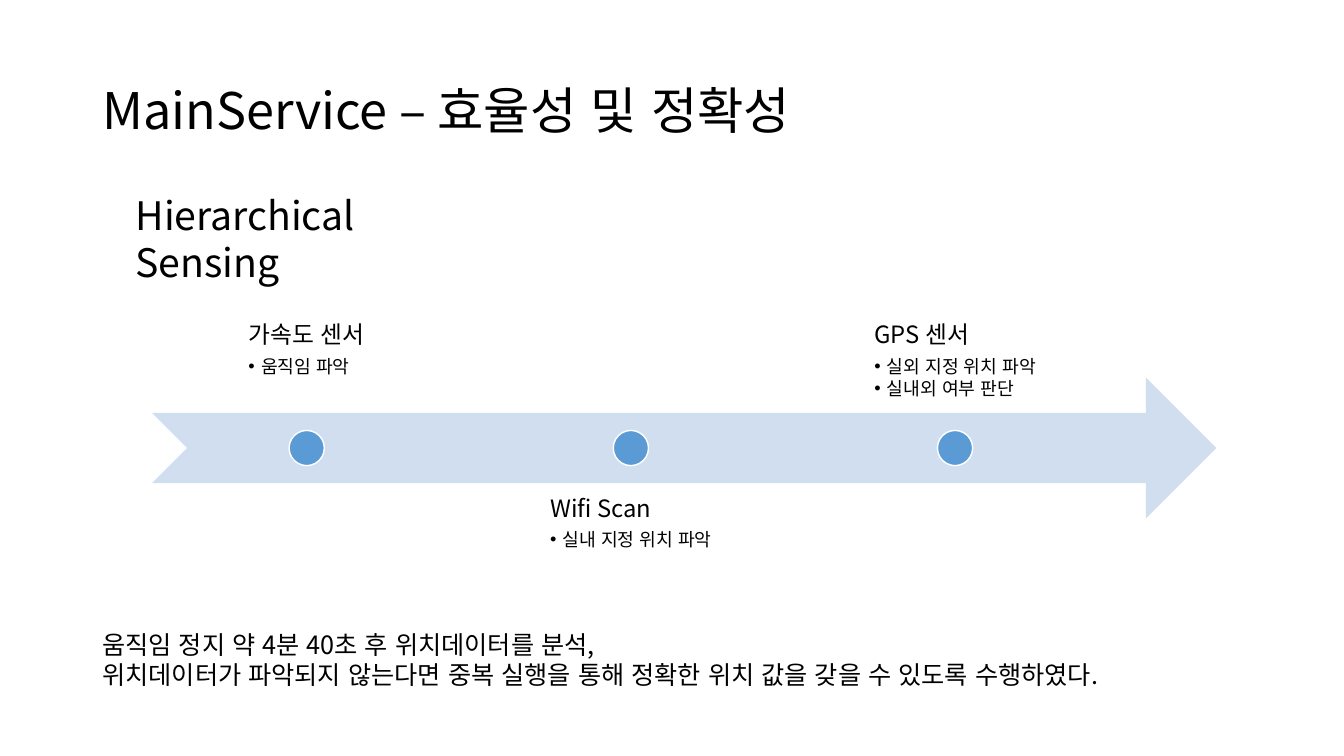
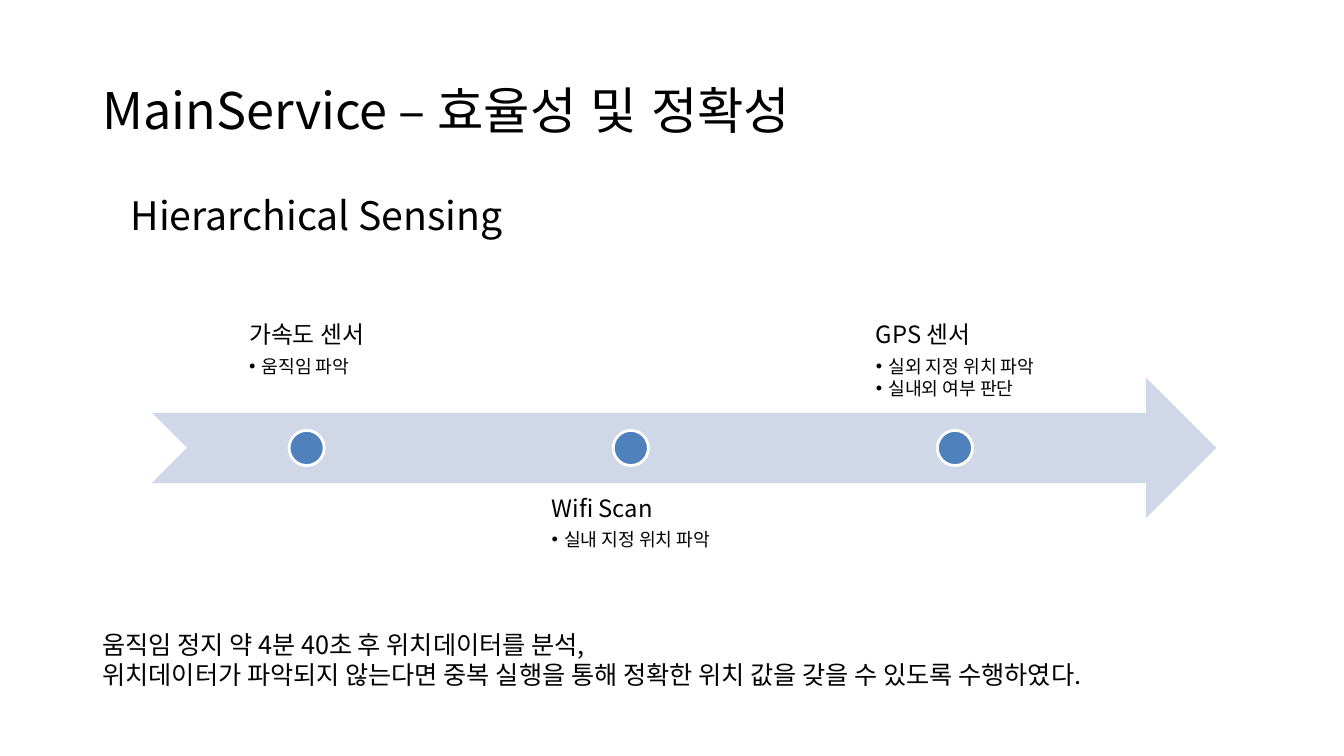
Before and after one commit to munu2635/personal, a slide deck: slide 12 of team7_msp2018_project.pptx. Drawn at 1344x756 pixels with LibreOffice and Linux fonts; fonts in the diff are those of the drawing. Boxes give left, top, right and bottom in pixels: in the first picture for what was removed or moved away, otherwise in the second. Text is boxed around its words. In the diff, an @@ line names an element or a change of style, - is before the commit and + after.

```diff
--- a/team7_msp2018_project.pptx
+++ b/team7_msp2018_project.pptx
@@ text "Hierarchical Sensing" rewrapped from [136,198,355,287] to [131,198,502,240] @@
@@ bullet •• to • in 3 elements at [249,323,364,375], [552,497,710,548], [876,323,1034,397] @@
@@ notched right arrow at [152,378,1217,519]: fill #D2DEEF to #D0D8E8; proportions changed @@
@@ fill #5B9BD5 to #4F81BD; outline #FFFFFF 1 pt to #FFFFFF 2 pt in 3 elements at [289,431,325,466], [613,431,648,466], [938,431,973,466] @@
@@ text "움직임 정지 약 4분 40초 ..." rewrapped from [102,633,1098,686] to [102,633,1081,686] @@
```
Also in this commit, not shown: 14 other slides changed.
